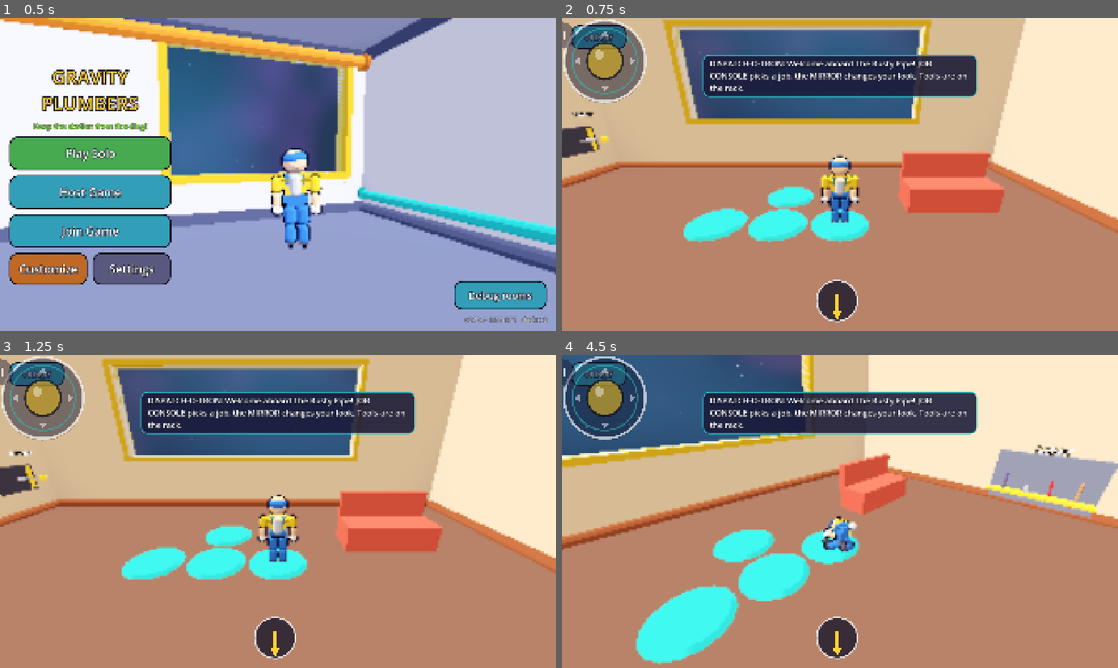
Above: before the commit, frames 1-4 (two rows, left to right).
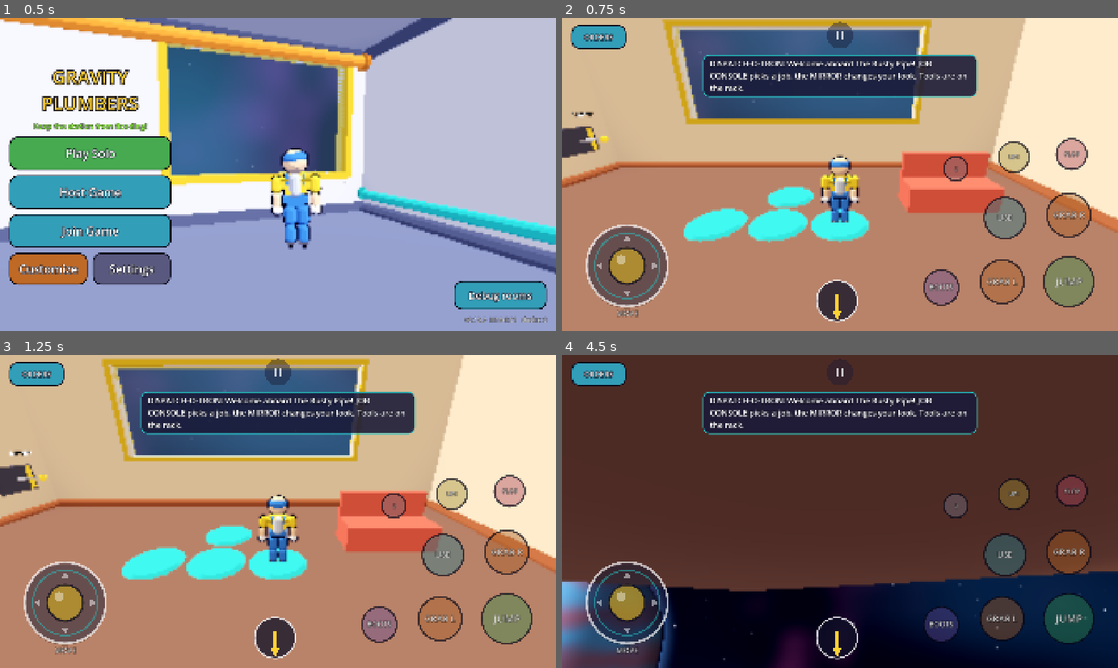
Above: after the commit, the same moments.

Repository: KreeMA4/Gravity-Plumbers
Game: Godot game, scene res://scenes/main.tscn
Two runs of this game, one before a commit and one after it. Both use one fixed random seed, a clock stepped at 60 frames per second and the inputs below.
Inputs (mouse positions are in pixels of both pictures, inside the frame that each line leads up to):
- Up to frame 1 (0.5 s): no input
- Up to frame 2 (0.75 s): click "Play Solo" at 0.5 s
- Up to frame 3 (1.25 s): no input
- Up to frame 4 (4.5 s): click "ORDERS" at 1.25 s; move the mouse to (962, 495) at 2.02 s; hold E (grab_right) 2.03-2.75 s; hold G (boots) 2.03-2.75 s; click (962, 495) at 2.17 s; tap Space (jump) at 2.27, 2.57 s; drag from (728, 527) to (812, 574) at 2.77 s; move the mouse to (895, 442) at 3.52 s; hold E (grab_right) 3.53-4.25 s; hold R (flop) 3.53-4.25 s; drag from (812, 574) to (673, 464) at 4.27 s

Frame 1 is identical in both runs. In frame 2, 12% of the frame differs, in the area x 0-96%, y 0-96%; in frame 3, 12%; in frame 4, 93%, in the area x 0-100%, y 0-100%.

Commit message:
Fix root cause: touch-control layer had zero size on device
TouchControls called set_anchors_preset(FULL_RECT) in _ready, after it was
already in the tree. In Godot 4 that keeps the current (empty) rect by
pushing the offsets negative, so the layer was 0x0: the joystick was drawn
off-screen and the 'left half' test (x < size.x/2) never matched, so the
stick could not even be started. Use set_anchors_and_offsets_preset.
Found by the new touch E2E test (layer size vs screen at 7 resolutions).

Co-Authored-By: Claude Opus 5.5 <noreply@anthropic.com>
Claude-Session: https://claude.ai/code/session_019hcM1SCDrmPhwmmN5CDoFM

Diff:
--- a/scripts/ui/touch_controls.gd
+++ b/scripts/ui/touch_controls.gd
@@ -43,7 +43,7 @@
 
 
 func _ready() -> void:
-	set_anchors_preset(Control.PRESET_FULL_RECT)
+	set_anchors_and_offsets_preset(Control.PRESET_FULL_RECT)   # offsets too: a plain set_anchors_preset() on a node already in the tree keeps its old (zero) size
 	mouse_filter = Control.MOUSE_FILTER_IGNORE
 	_font = ThemeDB.fallback_font
 	resized.connect(_layout)
